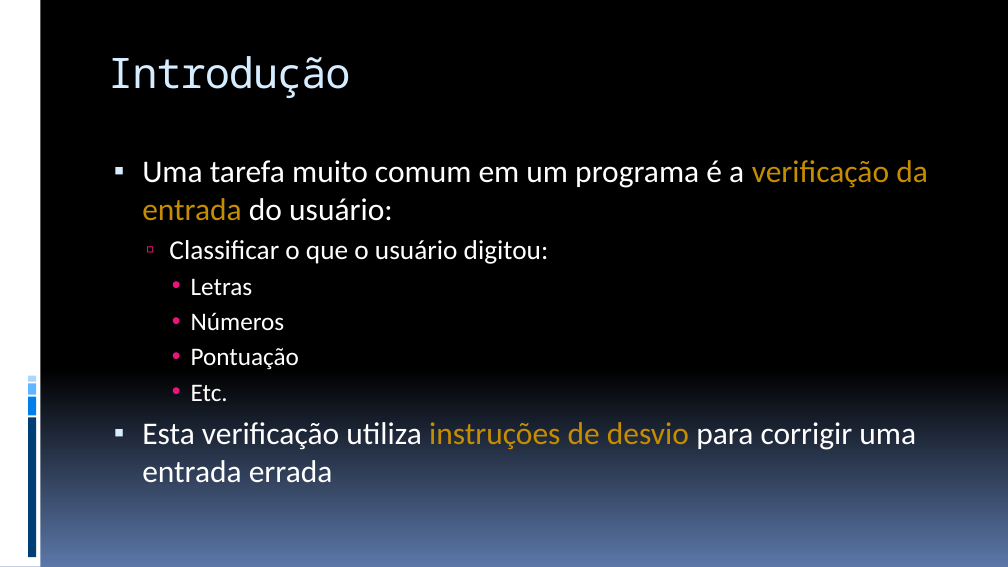
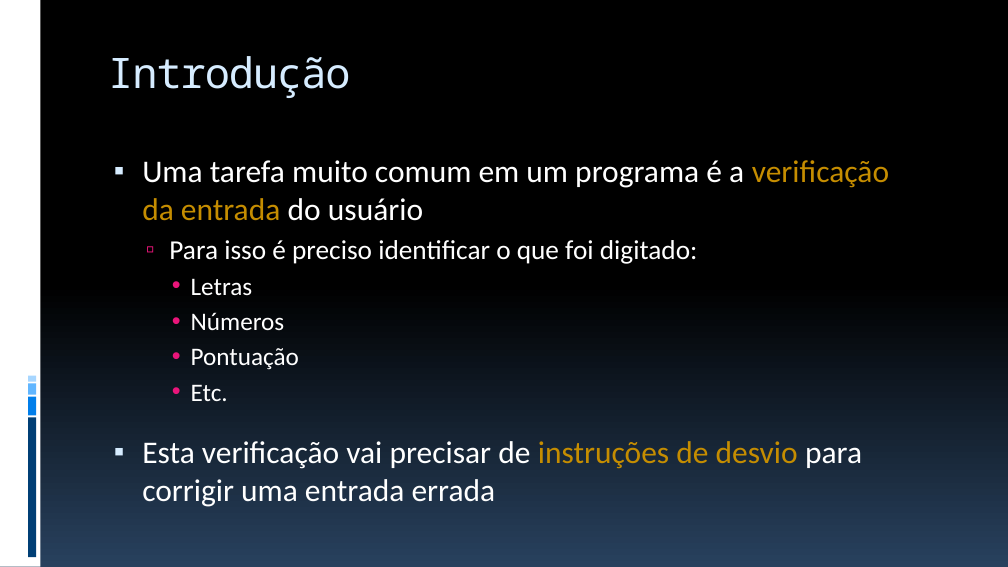
Before and after one commit to JudsonSS/ProgComp, a slide deck: slide 2 of Slides/22. Instrução de Desvio Switch.pptx. Drawn at 1008x567 pixels with LibreOffice and Linux fonts; fonts in the diff are those of the drawing. Boxes give left, top, right and bottom in pixels: in the first picture for what was removed or moved away, otherwise in the second. Text is boxed around its words. In the diff, an @@ line names an element or a change of style, - is before the commit and + after.

```diff
--- a/Slides/22. Instrução de Desvio Switch.pptx
+++ b/Slides/22. Instrução de Desvio Switch.pptx
@@ background gradient #000000 to #5B77A8 to gradient #000000 to #28415E @@
@@ text at (142,160,889,264): text changed @@
-▪ Uma tarefa muito comum em um programa é a verificação da entrada do usuário:
-  ▫ Classificar o que o usuário digitou:
+▪ Uma tarefa muito comum em um programa é a verificação
+  da entrada do usuário
+  ▫ Para isso é preciso identificar o que foi digitado:
@@ text at (191,384,228,401): more space between paragraphs @@
@@ text at (142,441,862,507): text changed @@
-▪ Esta verificação utiliza instruções de desvio para corrigir uma entrada errada
+▪ Esta verificação vai precisar de instruções de desvio para
+  corrigir uma entrada errada
```
Also in this commit, not shown: 29 other slides changed, 7 other files.
